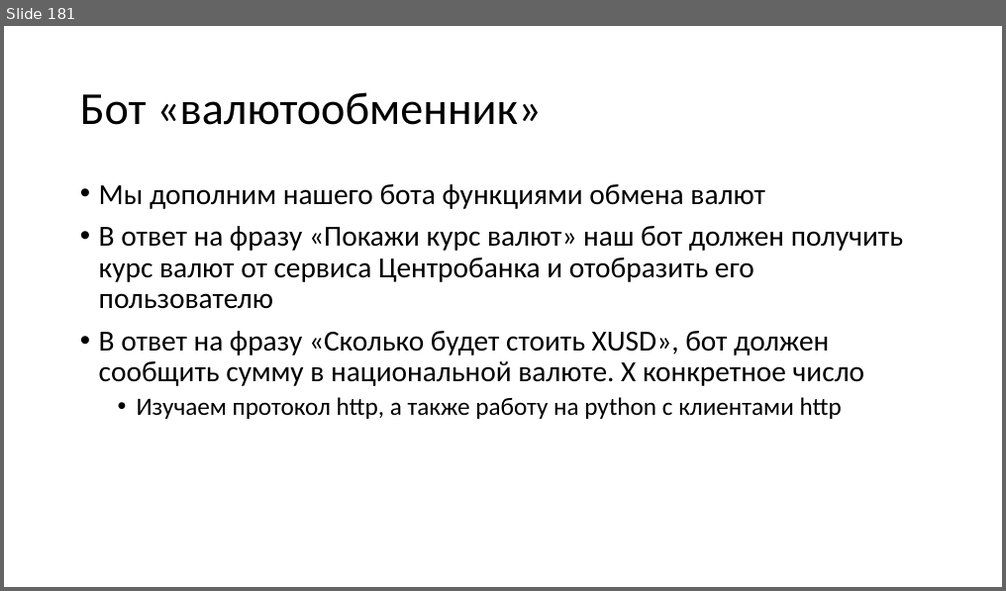
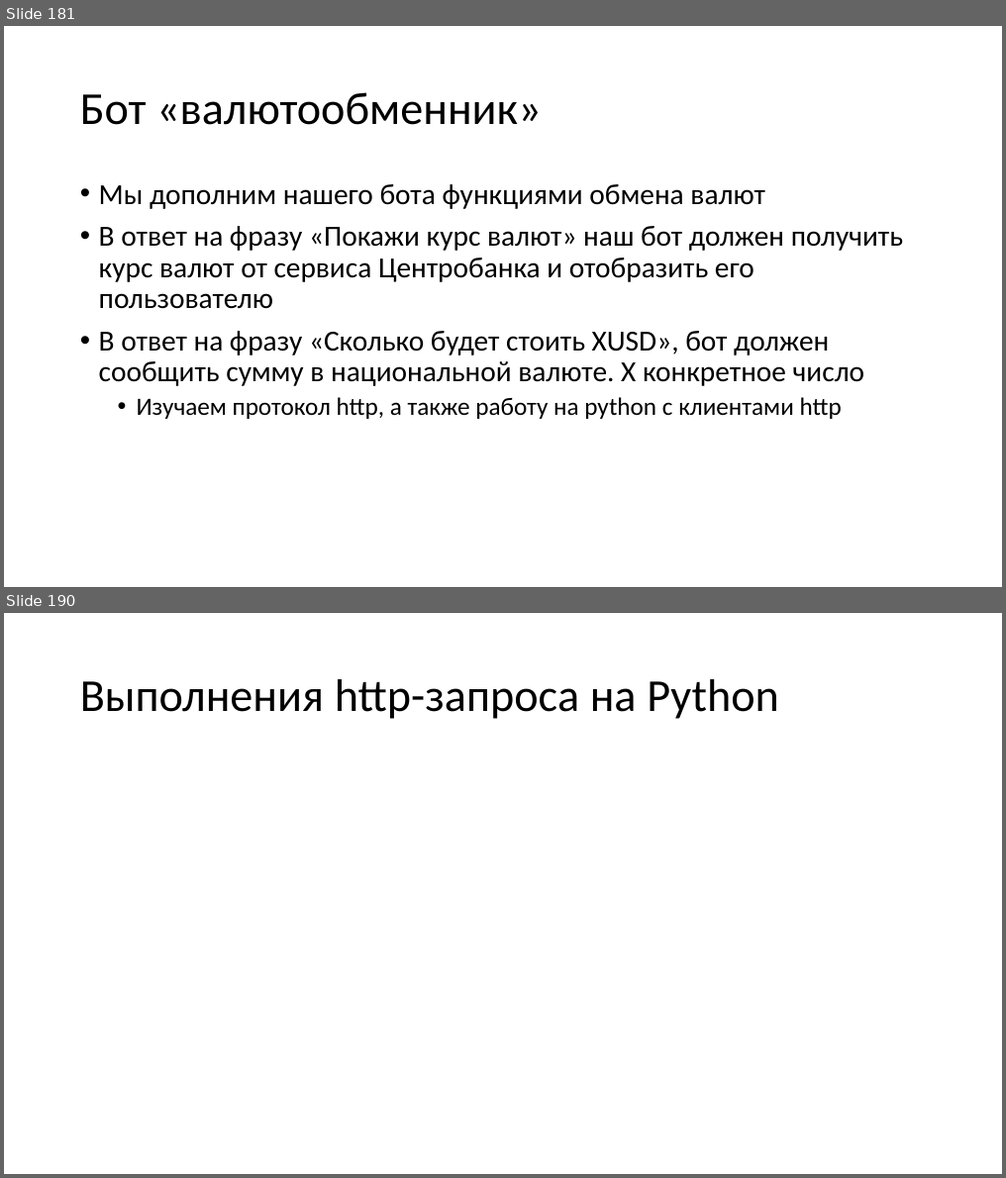
Before and after one commit to paveltsytovich/telegram-course, a slide deck: Presentation/Разработка ботов для телеграмм на Python.pptx. Shown one above the other, each under a label of ours: slide 181 before the commit, slides 181 and 190 after it; the slides between them are not shown. The pictures are 1006x591 and 1006x1178 pixels, drawn with LibreOffice and Linux fonts; fonts in the diff are those of the drawing. Boxes give left, top, right and bottom in pixels: in the first picture for what was removed or moved away, otherwise in the second. Text is boxed around its words. In the diff, an @@ line names an element or a change of style, - is before the commit and + after.

Commit message:
Начало по http-протоколу

```diff
--- a/Presentation/Разработка ботов для телеграмм на Python.pptx
+++ b/Presentation/Разработка ботов для телеграмм на Python.pptx
@@ slide 190 added at [4,613,1002,1174], background #FFFFFF @@
@@ title added at [80,679,778,719], 44 pt, text #000000 @@
+Выполнения http-запроса на Python
```
Also in this commit, not shown: 9 other slides added.
